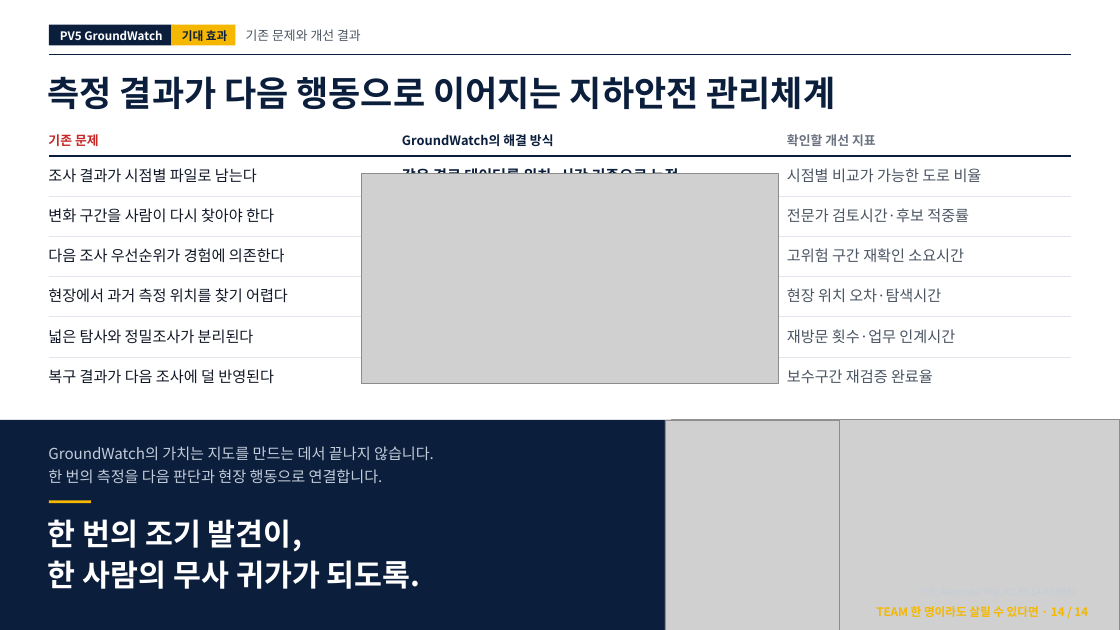
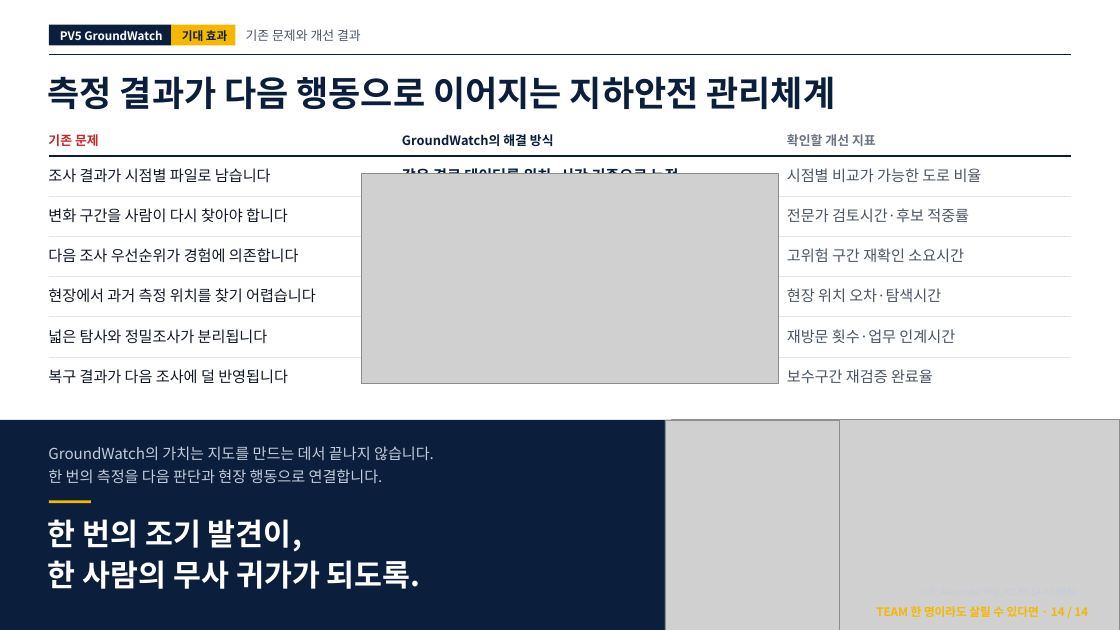
Before and after one commit to woojin-choe/pv5-hose-lab, a slide deck: slide 14 of ppt_all/PV5_GroundWatch_10_19.pptx. Drawn at 1120x630 pixels with LibreOffice and Linux fonts; fonts in the diff are those of the drawing; grey boxes stand for pictures. Boxes give left, top, right and bottom in pixels: in the first picture for what was removed or moved away, otherwise in the second. Text is boxed around its words. In the diff, an @@ line names an element or a change of style, - is before the commit and + after.

```diff
--- a/ppt_all/PV5_GroundWatch_10_19.pptx
+++ b/ppt_all/PV5_GroundWatch_10_19.pptx
@@ text at [48,168,271,183]: text changed @@
-조사 결과가 시점별 파일로 남는다
+조사 결과가 시점별 파일로 남습니다
@@ text at [48,208,288,223]: text changed @@
-변화 구간을 사람이 다시 찾아야 한다
+변화 구간을 사람이 다시 찾아야 합니다
@@ text at [48,248,299,263]: text changed @@
-다음 조사 우선순위가 경험에 의존한다
+다음 조사 우선순위가 경험에 의존합니다
@@ text at [48,288,316,303]: text changed @@
-현장에서 과거 측정 위치를 찾기 어렵다
+현장에서 과거 측정 위치를 찾기 어렵습니다
@@ text at [48,329,268,344]: text changed @@
-넓은 탐사와 정밀조사가 분리된다
+넓은 탐사와 정밀조사가 분리됩니다
@@ text at [48,369,288,384]: text changed @@
-복구 결과가 다음 조사에 덜 반영된다
+복구 결과가 다음 조사에 덜 반영됩니다
```
Also in this commit, not shown: 11 other slides changed, 1 other file.
